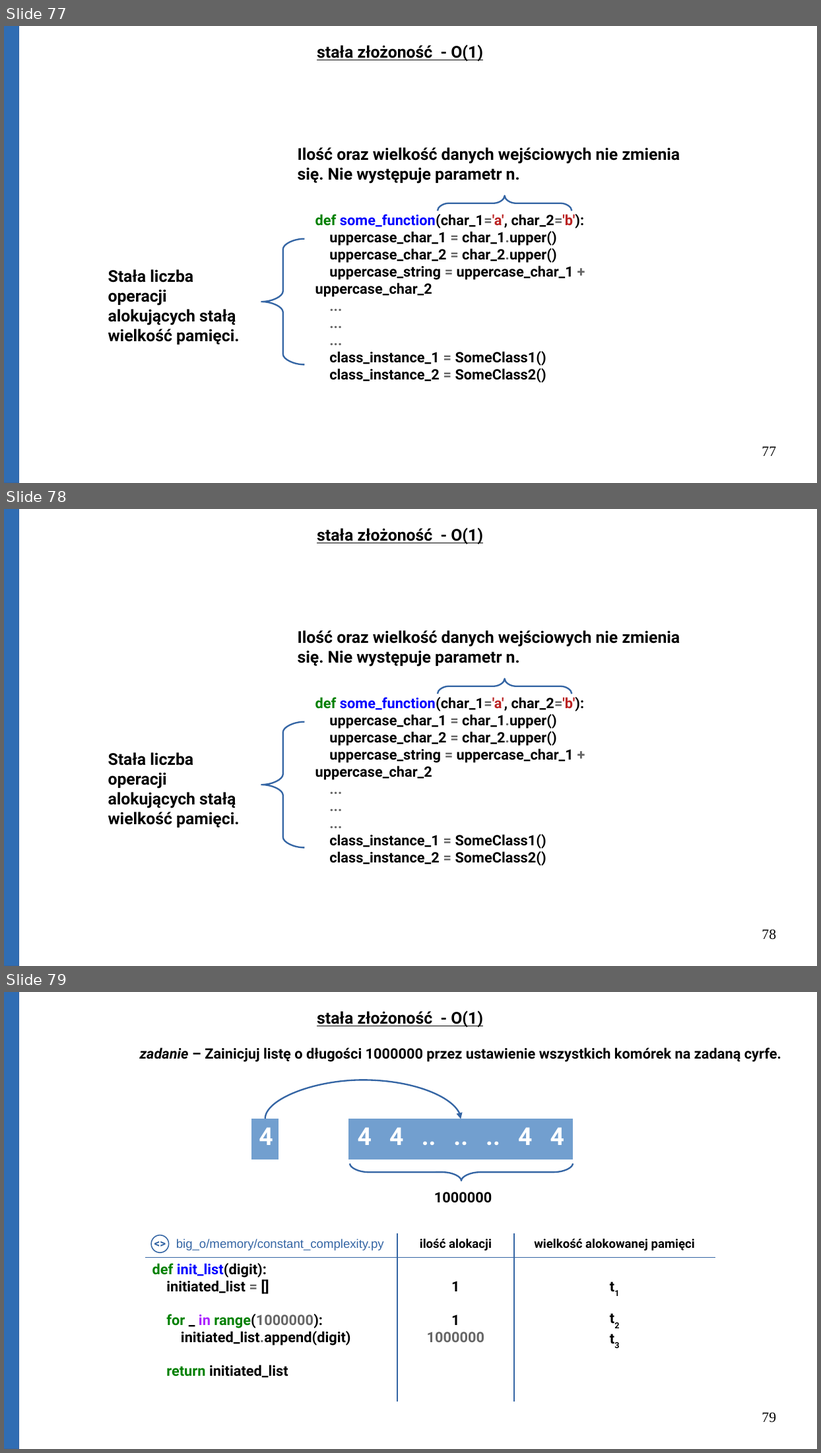
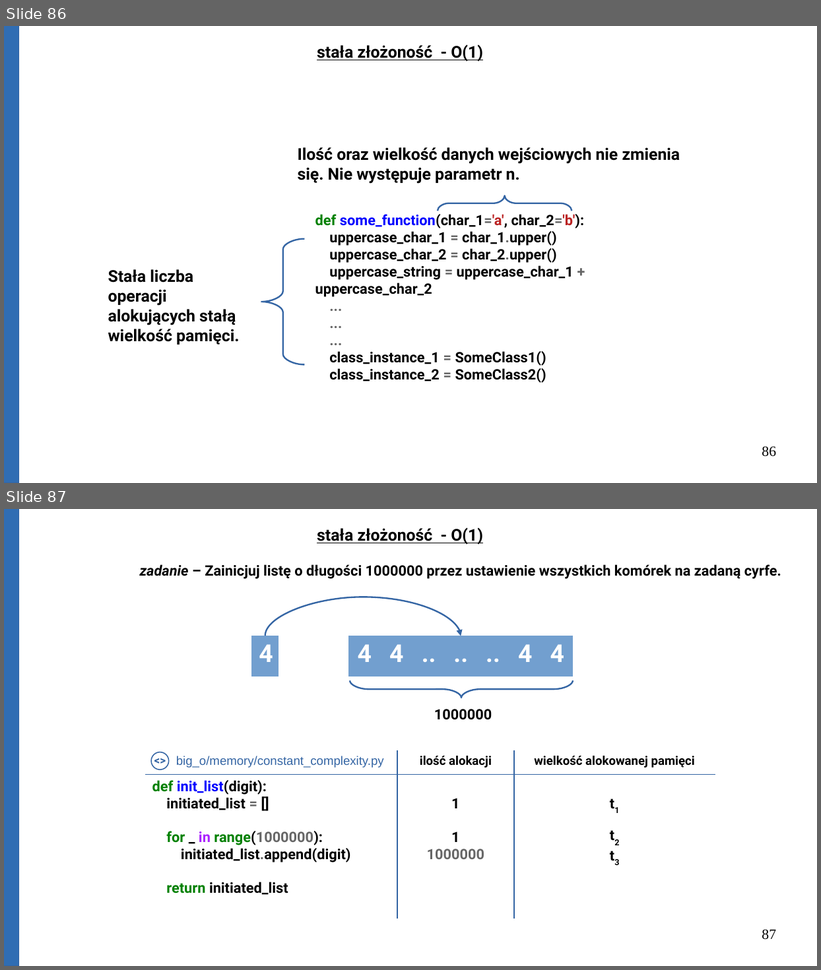
Before and after one commit to Michael-Wisniewski/algorithmic-workshop, a slide deck: gotowa.odp. Shown one above the other, each under a label of ours: slides 77, 78 and 79 before the commit, slides 86 and 87 after it. The pictures are 821x1453 and 821x970 pixels, drawn with LibreOffice and Linux fonts; fonts in the diff are those of the drawing. Boxes give left, top, right and bottom in pixels: in the first picture for what was removed or moved away, otherwise in the second. Text is boxed around its words. In the diff, an @@ line names an element or a change of style, - is before the commit and + after.

```diff
--- a/gotowa.odp
+++ b/gotowa.odp
@@ slide 78 removed at <box>4,509,817,966</box>, background #FFFFFF @@
@@ rectangle removed at <box>4,509,19,966</box> @@
@@ text removed at <box>317,527,483,545</box> @@
-stała złożoność - O(1)
@@ text removed at <box>298,630,680,667</box> @@
-Ilość oraz wielkość danych wejściowych nie zmienia się. Nie występuje parametr n.
@@ freeform shape removed at <box>438,679,572,694</box> @@
@@ text removed at <box>316,697,585,866</box> @@
-def some_function(char_1='a', char_2='b'):
-uppercase_char_1 = char_1.upper()
-uppercase_char_2 = char_2.upper()
-uppercase_string = uppercase_char_1 + uppercase_char_2
-...
-...
-...
-class_instance_1 = SomeClass1()
-class_instance_2 = SomeClass2()
@@ freeform shape removed at <box>261,722,304,848</box> @@
@@ text removed at <box>108,753,239,828</box> @@
-Stała liczba operacji alokujących stałą wielkość pamięci.
@@ page number removed at <box>762,929,776,940</box> @@
-78
@@ what was slide 77 is now slide 86 @@
@@ page number at <box>762,446,776,457</box>: text changed @@
-77
+86
@@ what was slide 79 is now slide 87 @@
@@ page number at <box>762,929,776,940</box>: text changed @@
-79
+87
```
Also in this commit, not shown: 7 slides changed, 11 slides added, 3 other files.
